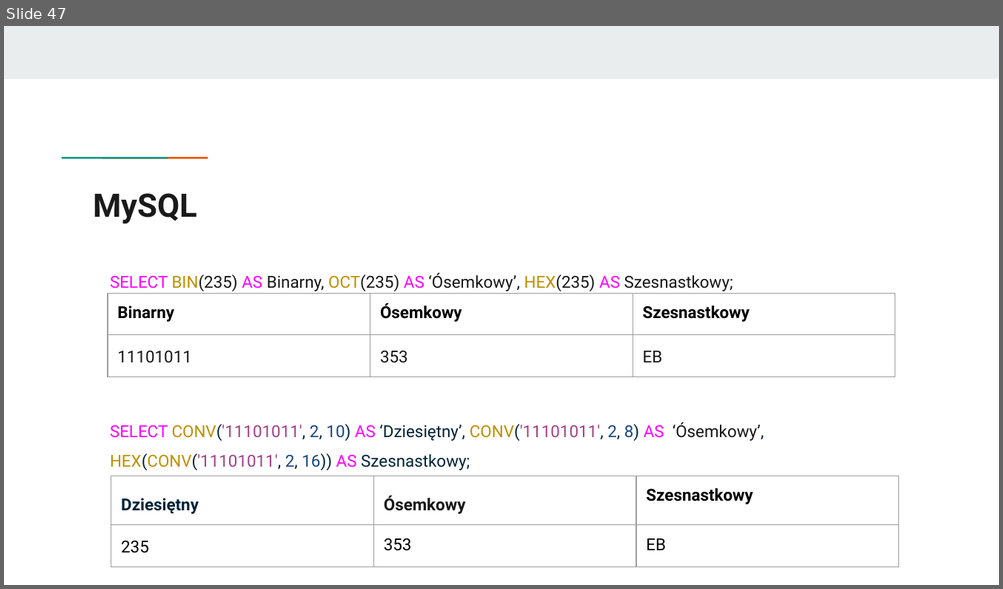
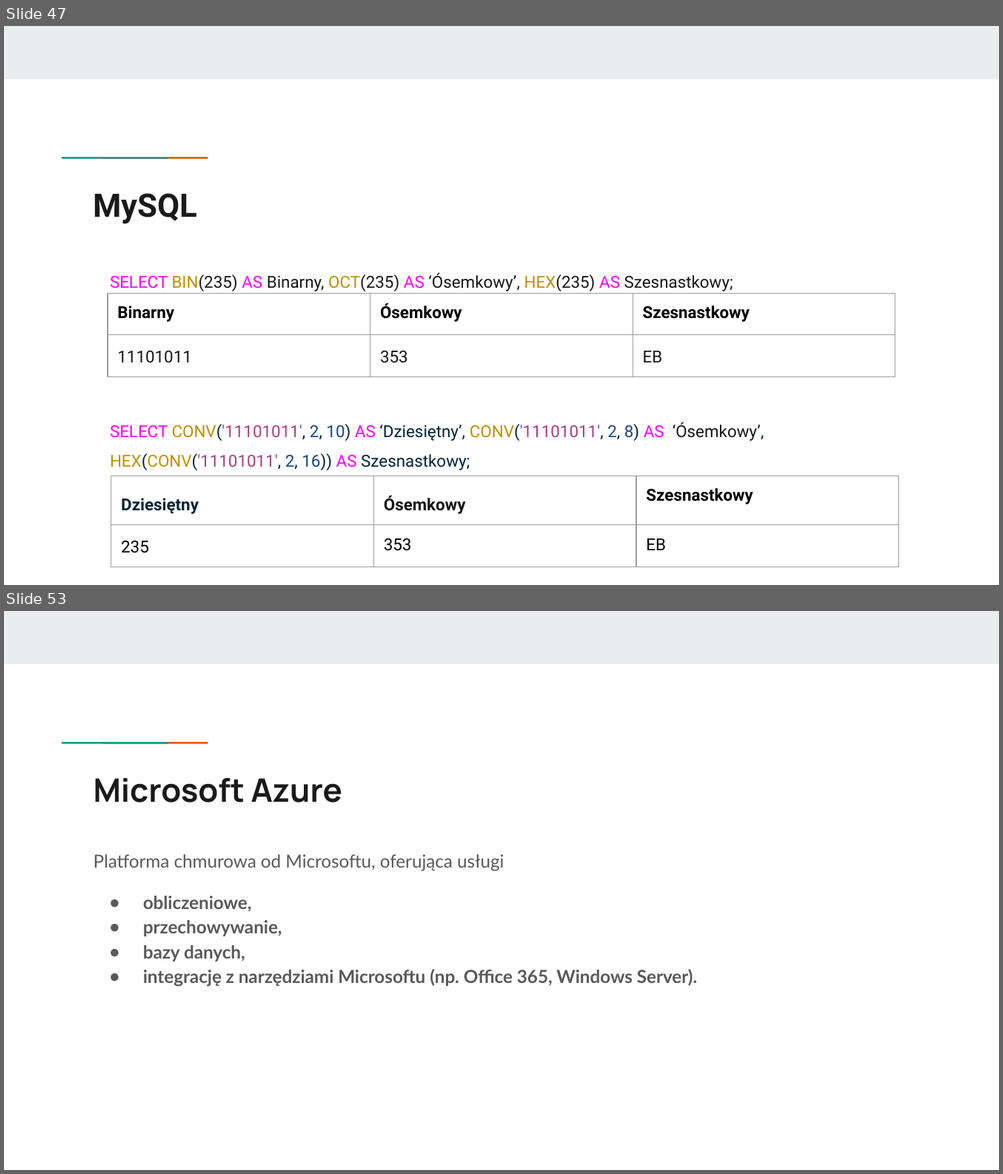
Before and after one commit to KasiaKasia/PRZEDMIOTY, a slide deck: ZASTOSOWANIE_INFORMATYKI/1A-gr_2/Zastosowanie informatyki - 1A gr. 2.pptx. Shown one above the other, each under a label of ours: slide 47 before the commit, slides 47 and 53 after it; the slides between them are not shown. The pictures are 1003x589 and 1003x1174 pixels, drawn with LibreOffice and Linux fonts; fonts in the diff are those of the drawing. Boxes give left, top, right and bottom in pixels: in the first picture for what was removed or moved away, otherwise in the second. Text is boxed around its words. In the diff, an @@ line names an element or a change of style, - is before the commit and + after.

```diff
--- a/ZASTOSOWANIE_INFORMATYKI/1A-gr_2/Zastosowanie informatyki - 1A gr. 2.pptx
+++ b/ZASTOSOWANIE_INFORMATYKI/1A-gr_2/Zastosowanie informatyki - 1A gr. 2.pptx
@@ slide 53 added at (4,611,999,1170), background #FFFFFF; not listed: 3 template elements that a slide beside it also shows @@
@@ title added at (94,778,342,803), 23.4 pt, text #1A1A1A, bold @@
+Microsoft Azure
@@ text added at (94,854,697,987), 13 pt, text #595959, bold @@
+Platforma chmurowa od Microsoftu, oferująca usługi
+● obliczeniowe,
+● przechowywanie,
+● bazy danych,
+● integrację z narzędziami Microsoftu (np. Office 365, Windows Server).
```
Also in this commit, not shown: 6 other slides added, 1 other file.
